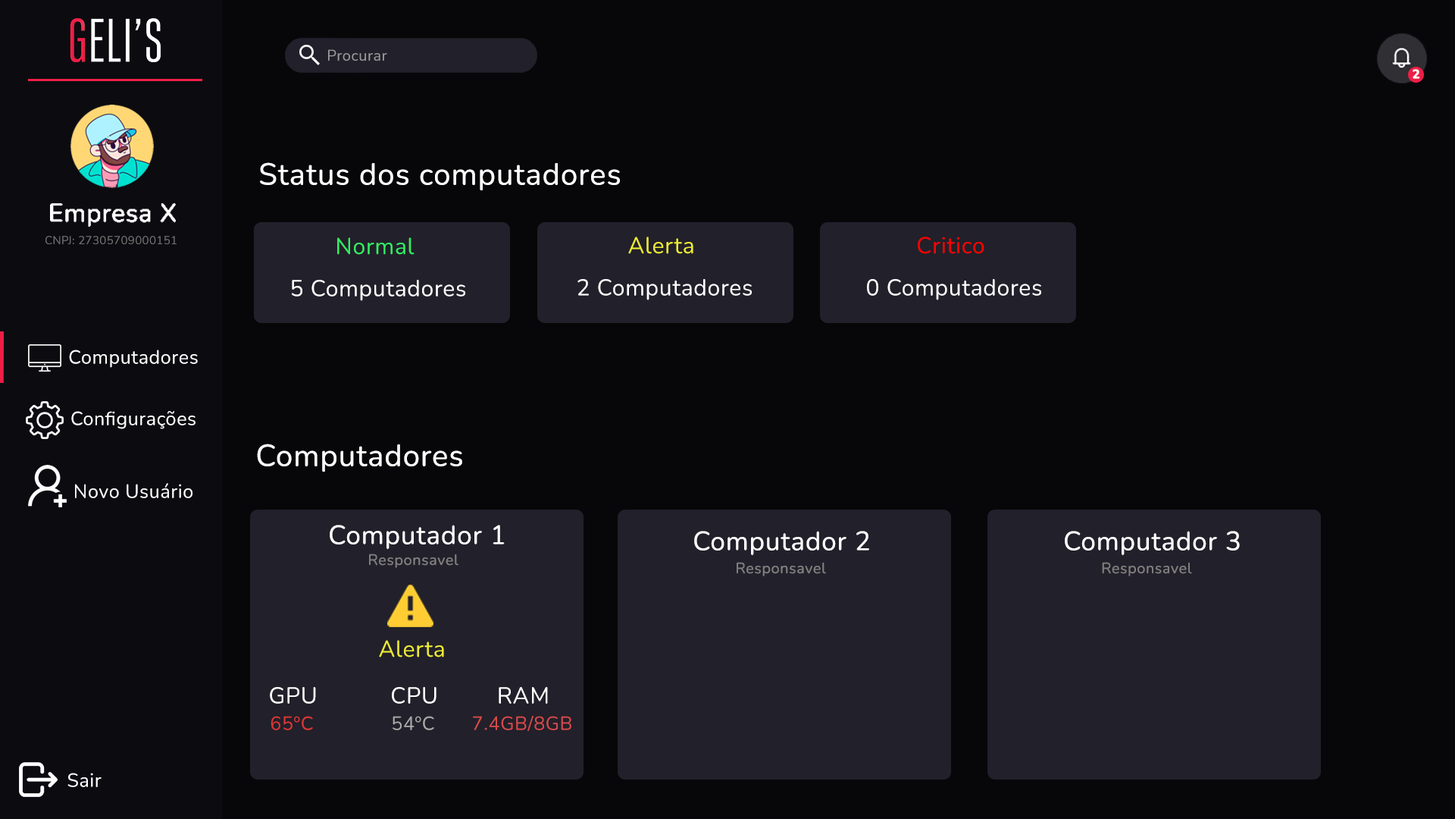
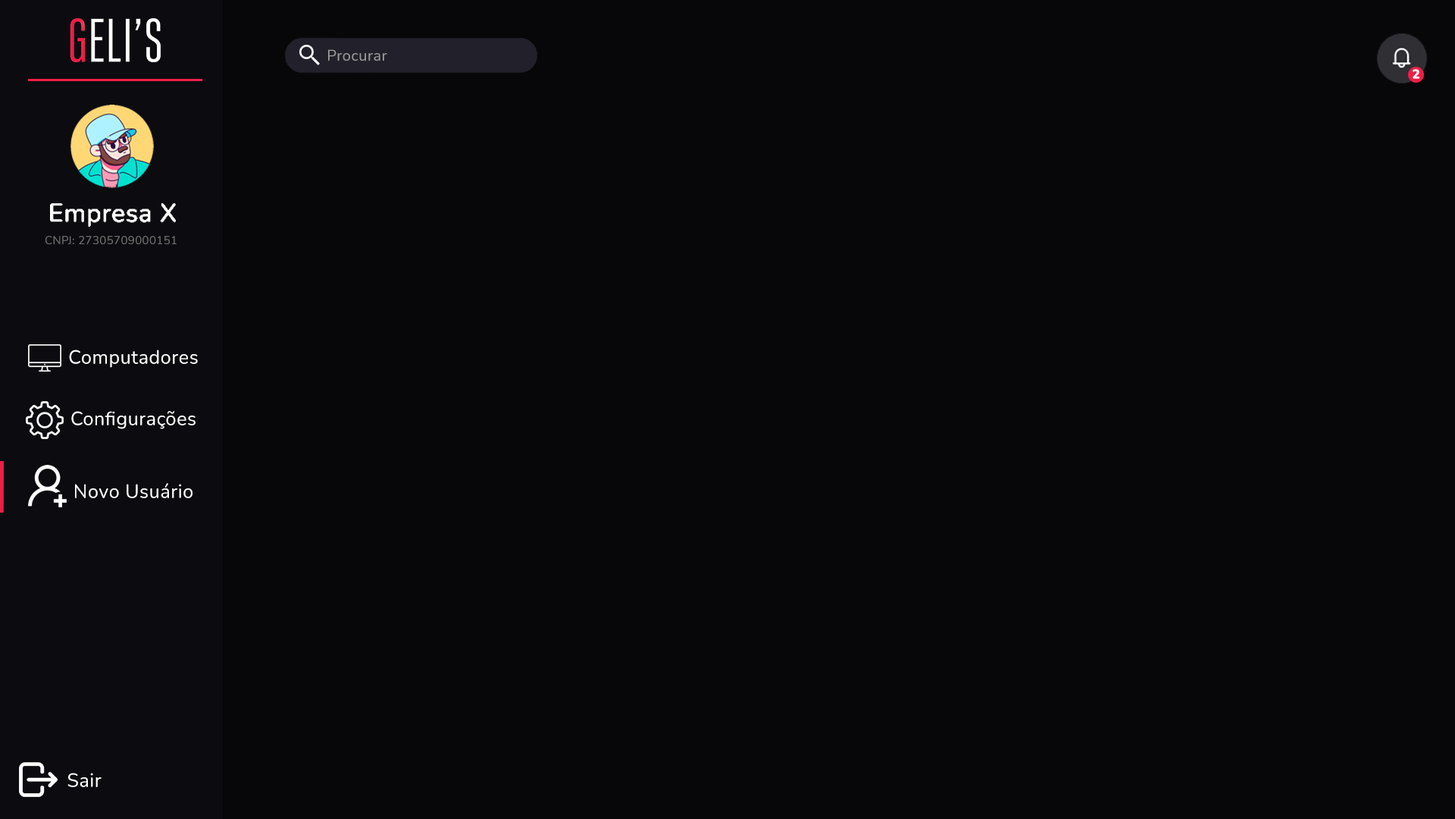
Layer changes from the first 1455 × 819 image to the second:
added group "Tela 3" with 22 layers above "Tela 2" over [left=0, top=162, right=1322, bottom=780]
added layer "Retângulo 3 cópia" (1st of 2, in "Tela 3") in group "Tela 3" over [left=0, top=460, right=4, bottom=513]
added layer "Retângulo 2" (1st of 4, in "Tela 3") in group "Tela 3" over [left=0, top=331, right=4, bottom=513]
added layer "Retângulo 1" (1st of 2, in "Tela 3") in group "Tela 3" over [left=0, top=162, right=1322, bottom=780]
hid group "Tela 1" (50 layers) over [left=0, top=162, right=1322, bottom=780]
